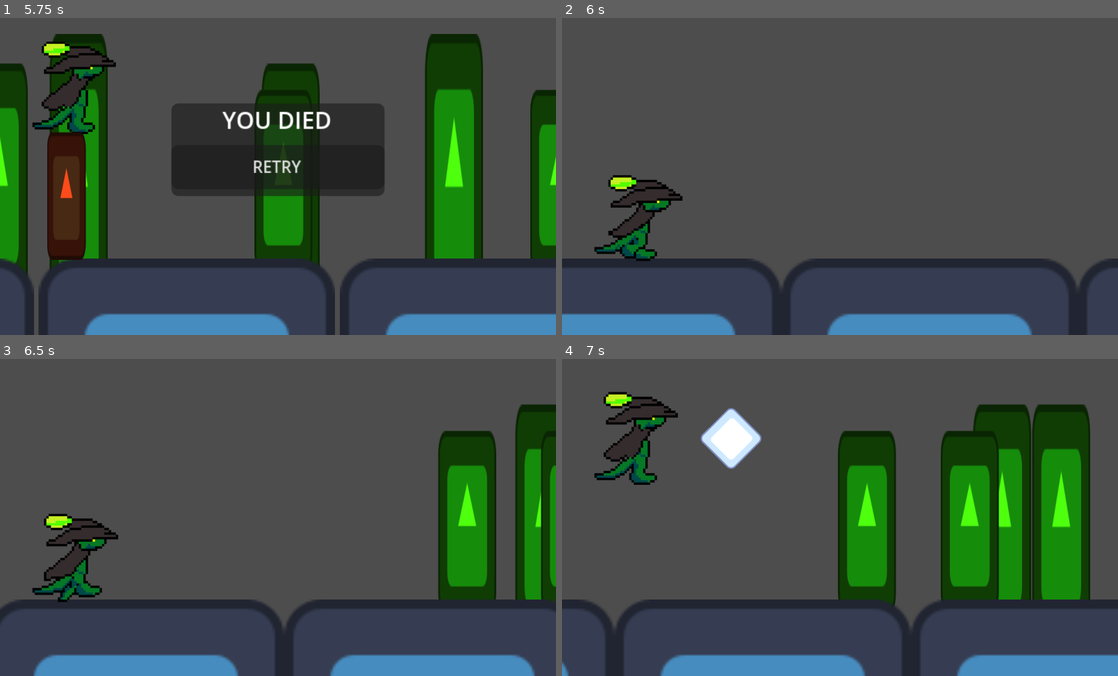
Above: before the commit, frames 1-4 (two rows, left to right).
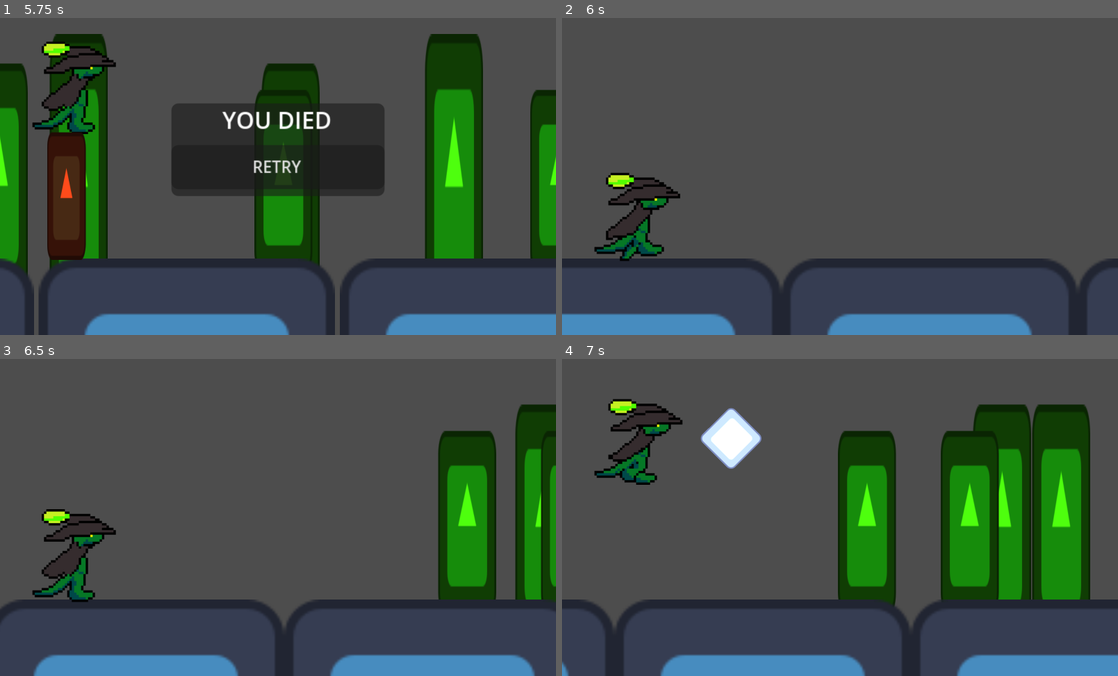
Above: after the commit, the same moments.

Repository: irmozius/UnhingedGekko
Game: Godot game, scene res://game_data/worlds/game_world.tscn
The game is run twice, just before and just after one commit, with the same random seed, the same clock (stepped at 60 frames per second) and the same inputs. Before the commit the project starts from res://game_data/worlds/GameWorld.tscn. The engine's default icon, where the game draws it, is replaced by a stand-in: a white triangle on a blue panel in a dark square.
Inputs:
- Up to frame 1 (5.75 s): tap Space (slash) every 0.75 s from 0.6 to 5.1 s; tap Up (jump) at 0.77, 1.52, 3.02, 3.77, 4.52 s
- Up to frame 2 (6 s): click "RETRY" at 5.75 s
- Up to frame 3 (6.5 s): no input
- Up to frame 4 (7 s): tap Space (slash) at 6.6 s; tap Up (jump) at 6.77 s

Frame 1 is identical in both runs. In frame 2, 1.3% of the frame differs, in the area x 7-22%, y 48-77%; in frame 3, 1.6%; in frame 4, 1.7%, in the area x 5-22%, y 10-40%.

Commit message:
Re-organised folders, files

Diff:
--- a/game_data/entities/characters/gekko.tscn
+++ b/game_data/entities/characters/gekko.tscn
@@ -1,12 +1,12 @@
 [gd_scene format=3 uid="uid://wkkponwamxyu"]
 
 [ext_resource type="Script" uid="uid://dh1811l83oi2i" path="res://game_data/entities/characters/gekko.gd" id="1_p6orh"]
-[ext_resource type="Texture2D" uid="uid://dmxooi3uheaia" path="res://assets/gekko/Full_run1.png" id="3_4yyxq"]
+[ext_resource type="Texture2D" uid="uid://dmxooi3uheaia" path="res://assets/graphics/sprites/gekko/Full_run1.png" id="3_4yyxq"]
 [ext_resource type="PackedScene" uid="uid://dv7qoieljaare" path="res://game_data/entities/components/hitbox.tscn" id="3_wtvjg"]
 [ext_resource type="PackedScene" uid="uid://rbljprm78s6j" path="res://game_data/entities/components/hurtbox.tscn" id="4_ely7x"]
-[ext_resource type="Texture2D" uid="uid://sq2vgy4ayis3" path="res://assets/gekko/Full_run2.png" id="4_uv4va"]
+[ext_resource type="Texture2D" uid="uid://sq2vgy4ayis3" path="res://assets/graphics/sprites/gekko/Full_run2.png" id="4_uv4va"]
 [ext_resource type="Texture2D" uid="uid://q3dy4tm2c72x" path="res://icon.svg" id="5_f3bsu"]
-[ext_resource type="Texture2D" uid="uid://e7oob1beiy0h" path="res://assets/gekko/Full_run3.png" id="5_vp8qi"]
+[ext_resource type="Texture2D" uid="uid://e7oob1beiy0h" path="res://assets/graphics/sprites/gekko/Full_run3.png" id="5_vp8qi"]
 
 [sub_resource type="SpriteFrames" id="SpriteFrames_thimi"]
 animations = [{
@@ -44,7 +44,7 @@
 scale = Vector2(0.25, 0.25)
 sprite_frames = SubResource("SpriteFrames_thimi")
 autoplay = "default"
-frame_progress = 0.493041
+frame_progress = 0.28294694
 
 [node name="CollisionShape2D" type="CollisionShape2D" parent="." unique_id=1760843867]
 shape = SubResource("RectangleShape2D_p6orh")
--- a/game_data/managers/spawner.tscn
+++ b/game_data/managers/spawner.tscn
@@ -1,6 +1,6 @@
 [gd_scene format=3 uid="uid://d26o1ymlvc8h4"]
 
-[ext_resource type="Script" uid="uid://b1i8f3jtp1k0p" path="res://game_data/worlds/spawner.gd" id="1_0sg3f"]
+[ext_resource type="Script" uid="uid://b1i8f3jtp1k0p" path="res://game_data/managers/spawner.gd" id="1_0sg3f"]
 [ext_resource type="PackedScene" uid="uid://bxbeif1i1lrj1" path="res://game_data/entities/characters/box.tscn" id="2_dccjt"]
 [ext_resource type="PackedScene" uid="uid://cd4btu53pbvs1" path="res://game_data/entities/characters/iguana.tscn" id="3_wpg8k"]
 
--- a/project.godot
+++ b/project.godot
@@ -26,6 +26,20 @@
 window/size/borderless=true
 window/stretch/mode="canvas_items"
 window/stretch/scale_mode="integer"
+
+[file_customization]
+
+folder_colors={
+"res://assets/": "yellow",
+"res://assets/audio/": "green",
+"res://assets/graphics/": "orange",
+"res://game_data/": "purple",
+"res://game_data/entities/": "blue",
+"res://game_data/globals/": "gray",
+"res://game_data/helpers/": "pink",
+"res://game_data/managers/": "teal",
+"res://game_data/worlds/": "red"
+}
 
 [input]
 
Not shown, removed: assets/gekko/Full_run1.png.import
Renamed: assets/gekko/Full_run1.png -> assets/graphics/sprites/gekko/Full_run1.png
Not shown, changed: assets/graphics/sprites/gekko/Full_run1.png.import
Renamed: assets/gekko/Full_run2.png -> assets/graphics/sprites/gekko/Full_run2.png
Not shown, changed: assets/graphics/sprites/gekko/Full_run2.png.import
Renamed: assets/gekko/Full_run3.png -> assets/graphics/sprites/gekko/Full_run3.png
Not shown, changed: assets/graphics/sprites/gekko/Full_run3.png.import
Binary file removed: assets/proto_gekko.png
Renamed: game_data/worlds/spawner.gd -> game_data/managers/spawner.gd
Renamed: game_data/worlds/spawner.gd.uid -> game_data/managers/spawner.gd.uid
Renamed: game_data/worlds/GameWorld.tscn -> game_data/worlds/game_world.tscn
